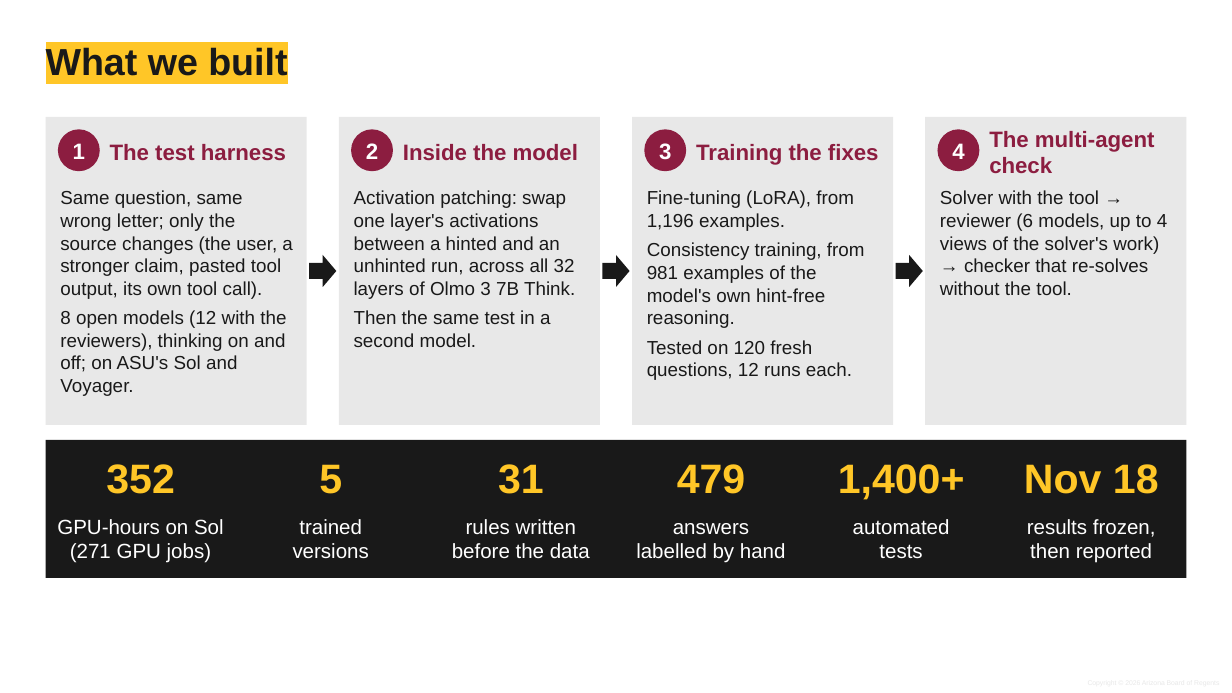
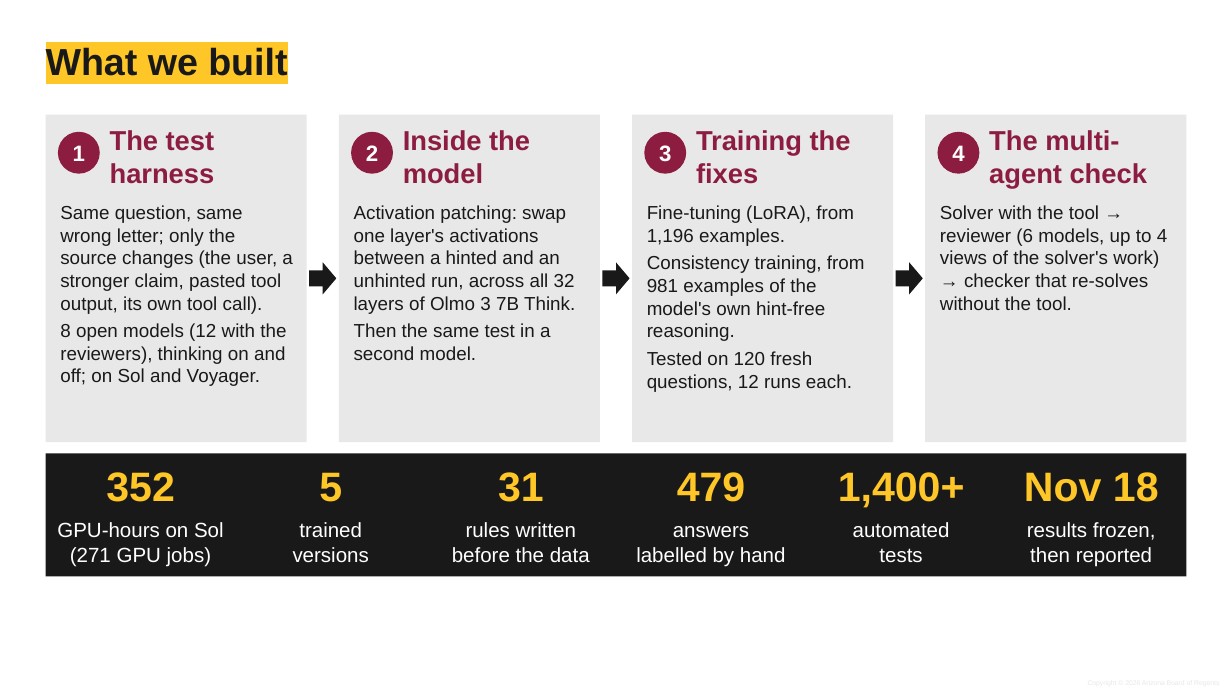
Before and after one commit to shrey-Bish/cse598-cot-faithfulness, a slide deck: slide 3 of docs/presentation/final/Group10_final.pptx. Drawn at 1232x693 pixels with LibreOffice and Linux fonts; fonts in the diff are those of the drawing; background and template pictures are left out. Boxes give left, top, right and bottom in pixels: in the first picture for what was removed or moved away, otherwise in the second. Text is boxed around its words. In the diff, an @@ line names an element or a change of style, - is before the commit and + after.

```diff
--- a/docs/presentation/final/Group10_final.pptx
+++ b/docs/presentation/final/Group10_final.pptx
@@ rectangle: place and size @@
-rectangle at (46,117,307,425)
+rectangle at (46,115,307,442)
@@ rectangle: place and size @@
-rectangle at (339,117,600,425)
+rectangle at (339,115,600,442)
@@ rectangle: place and size @@
-rectangle at (632,117,893,425)
+rectangle at (632,115,893,442)
@@ rectangle: place and size @@
-rectangle at (925,117,1186,425)
+rectangle at (925,115,1186,442)
@@ text "The test harness": place and size @@
-text "The test harness" at (110,144,286,161)
+text "The test harness" at (110,130,215,184)
@@ text "Inside the model": place and size @@
-text "Inside the model" at (403,144,578,161)
+text "Inside the model" at (403,130,530,184)
@@ text "Training the fixes": place and size @@
-text "Training the fixes" at (696,144,879,165)
+text "Training the fixes" at (696,130,851,184)
@@ size 13 to 16 pt in 4 elements at (110,130,215,184), (403,130,530,184), (696,130,851,184), (989,130,1147,189) @@
@@ text at (60,205,292,314): less space between paragraphs @@
@@ text "Same question, same wrong letter; ...": place and size @@
-text "Same question, same wrong letter; ..." at (60,190,292,396)
+text "Same question, same wrong letter; ..." at (60,205,292,386)
@@ text "Activation patching: swap one layer's ...": place and size @@
-text "Activation patching: swap one layer's ..." at (354,190,575,347)
+text "Activation patching: swap one layer's ..." at (354,205,575,360)
@@ text "Fine-tuning (LoRA), from 1,196 examples.": place and size @@
-text "Fine-tuning (LoRA), from 1,196 examples." at (647,190,865,380)
+text "Fine-tuning (LoRA), from 1,196 examples." at (647,205,865,392)
@@ less space between paragraphs in 3 elements at (354,205,575,360), (647,205,865,392), (940,205,1167,310) @@
@@ text "Solver with the tool → ...": place and size @@
-text "Solver with the tool → ..." at (940,190,1167,295)
+text "Solver with the tool → ..." at (940,205,1167,310)
@@ 3 right arrows: place and size @@
-3 right arrows at (309,255,923,287)
+3 right arrows at (309,262,923,294)
@@ text at (60,323,286,386): text changed @@
-8 open models (12 with the reviewers), thinking on and off; on ASU's Sol and Voyager.
+8 open models (12 with the reviewers), thinking on and off; on Sol and Voyager.
@@ text "352": place and size @@
-text "352" at (106,464,174,494)
+text "352" at (106,472,174,502)
@@ rectangle: place and size @@
-rectangle at (46,440,1186,578)
+rectangle at (46,453,1186,577)
@@ text "5": place and size @@
-text "5" at (319,464,342,494)
+text "5" at (319,472,342,502)
@@ text "31": place and size @@
-text "31" at (498,464,544,494)
+text "31" at (498,472,544,502)
@@ text "479": place and size @@
-text "479" at (677,464,745,494)
+text "479" at (677,472,745,502)
@@ text "1,400+": place and size @@
-text "1,400+" at (838,464,965,500)
+text "1,400+" at (838,472,965,508)
@@ text "Nov 18": place and size @@
-text "Nov 18" at (1024,464,1159,494)
+text "Nov 18" at (1024,472,1159,502)
@@ text "GPU-hours on Sol": place and size @@
-text "GPU-hours on Sol" at (57,519,224,563)
+text "GPU-hours on Sol" at (57,522,224,567)
@@ text "trained": place and size @@
-text "trained" at (293,519,369,559)
+text "trained" at (293,522,369,563)
@@ text "rules written": place and size @@
-text "rules written" at (452,519,590,559)
+text "rules written" at (452,522,590,563)
@@ text "answers": place and size @@
-text "answers" at (636,523,786,563)
+text "answers" at (636,526,786,567)
@@ text "automated": place and size @@
-text "automated" at (853,519,950,558)
+text "automated" at (853,522,950,562)
@@ text "results frozen,": place and size @@
-text "results frozen," at (1027,519,1156,563)
+text "results frozen," at (1027,522,1156,567)
```
Also in this commit, not shown: 1 other slide changed, 13 other files.
